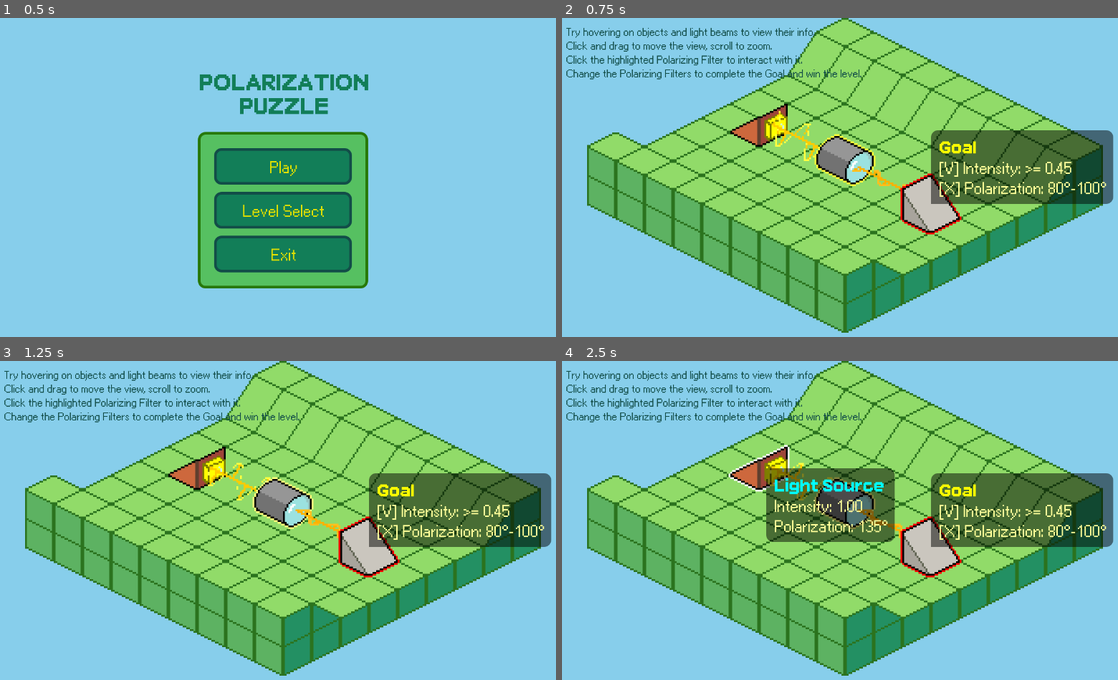
Above: before the commit, frames 1-4 (two rows, left to right).
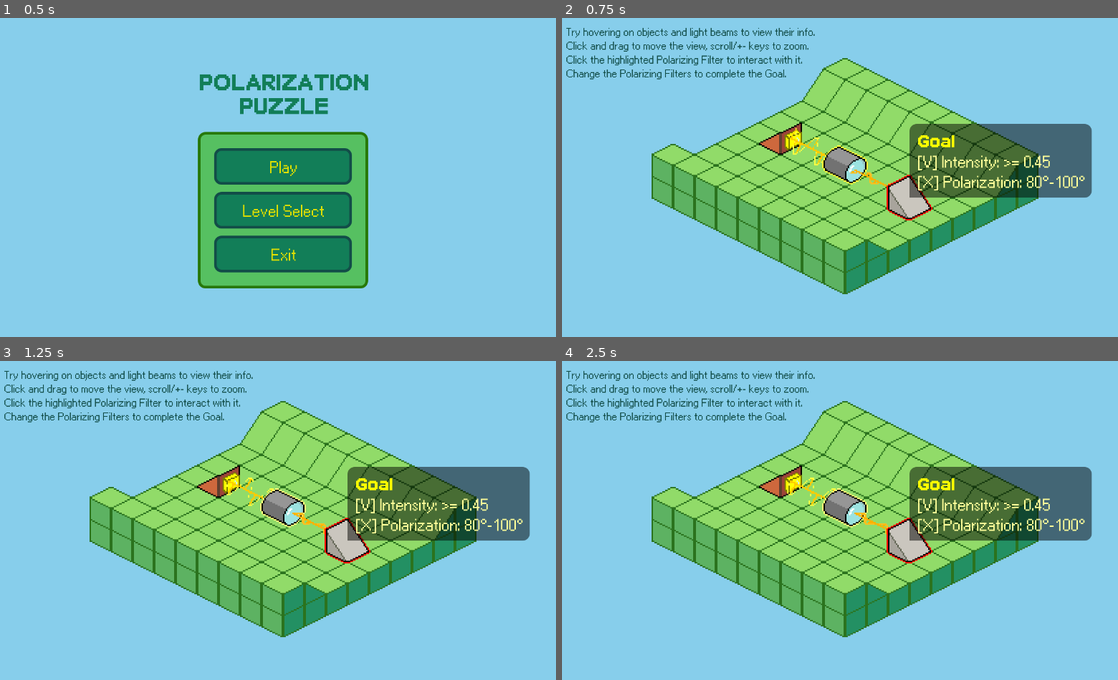
Above: after the commit, the same moments.

Repository: joshmoritty/polarization-puzzle
Game: Godot game, scene res://scenes/main_menu.tscn
Two runs of this game, one before a commit and one after it. Both use one fixed random seed, a clock stepped at 60 frames per second and the inputs below.
Inputs (mouse positions are in pixels of both pictures, inside the frame that each line leads up to):
- Up to frame 1 (0.5 s): no input
- Up to frame 2 (0.75 s): click "Play" at 0.5 s
- Up to frame 3 (1.25 s): no input
- Up to frame 4 (2.5 s): tap Enter at 1.25 s; move the mouse to (973, 504) at 1.27 s; click (973, 504) at 1.42 s; drag from (728, 536) to (756, 459) at 2.02 s

Frame 1 is identical in both runs. In frame 2, 39% of the frame differs, in the area x 4-100%, y 0-99%; in frame 3, 39%; in frame 4, 42%.

Commit message:
feat: make camera zoomable

Diff:
--- a/scenes/levels/level_1.tscn
+++ b/scenes/levels/level_1.tscn
@@ -80,7 +80,7 @@
 tile_size = Vector2i(32, 16)
 sources/0 = SubResource("TileSetAtlasSource_e2o6t")
 
-[node name="Level" type="Node2D"]
+[node name="Level2" type="Node2D"]
 script = ExtResource("1_7gny6")
 next_level = ExtResource("2_dnkej")
 
@@ -99,13 +99,13 @@
 theme = ExtResource("5_mm8aj")
 theme_override_font_sizes/font_size = 22
 text = "Try hovering on objects and light beams to view their info.
-Click and drag to move the view, scroll to zoom.
+Click and drag to move the view, scroll/+- keys to zoom.
 Click the highlighted Polarizing Filter to interact with it.
-Change the Polarizing Filters to complete the Goal and win the level."
+Change the Polarizing Filters to complete the Goal."
 
 [node name="Camera" type="Camera2D" parent="."]
 position = Vector2(160, 90)
-zoom = Vector2(4, 4)
+zoom = Vector2(3, 3)
 script = ExtResource("13_x2fux")
 
 [node name="SubViewport" parent="." instance=ExtResource("4_go7sj")]
--- a/scenes/levels/level_2.tscn
+++ b/scenes/levels/level_2.tscn
@@ -82,7 +82,7 @@
 tile_size = Vector2i(32, 16)
 sources/0 = SubResource("TileSetAtlasSource_e2o6t")
 
-[node name="Level" type="Node2D"]
+[node name="Level2" type="Node2D"]
 script = ExtResource("1_brxtv")
 next_level = ExtResource("2_ndlae")
 
@@ -93,7 +93,7 @@
 
 [node name="Camera" type="Camera2D" parent="."]
 position = Vector2(160, 90)
-zoom = Vector2(4, 4)
+zoom = Vector2(3, 3)
 script = ExtResource("4_1yj8c")
 
 [node name="SubViewport" parent="." instance=ExtResource("5_ndlae")]
--- a/scenes/levels/level_3.tscn
+++ b/scenes/levels/level_3.tscn
@@ -83,7 +83,7 @@
 tile_size = Vector2i(32, 16)
 sources/0 = SubResource("TileSetAtlasSource_e2o6t")
 
-[node name="Level" type="Node2D"]
+[node name="Level2" type="Node2D"]
 script = ExtResource("1_lgrx1")
 next_level = ExtResource("2_lgrx1")
 
@@ -94,7 +94,7 @@
 
 [node name="Camera" type="Camera2D" parent="."]
 position = Vector2(160, 90)
-zoom = Vector2(4, 4)
+zoom = Vector2(3, 3)
 script = ExtResource("4_1nwmf")
 
 [node name="SubViewport" parent="." instance=ExtResource("5_5f5xw")]
--- a/scenes/levels/level_4.tscn
+++ b/scenes/levels/level_4.tscn
@@ -83,7 +83,7 @@
 tile_size = Vector2i(32, 16)
 sources/0 = SubResource("TileSetAtlasSource_e2o6t")
 
-[node name="Level" type="Node2D"]
+[node name="Level2" type="Node2D"]
 script = ExtResource("1_pmra4")
 next_level = ExtResource("2_vq5n0")
 
@@ -94,7 +94,7 @@
 
 [node name="Camera" type="Camera2D" parent="."]
 position = Vector2(160, 90)
-zoom = Vector2(4, 4)
+zoom = Vector2(3, 3)
 script = ExtResource("4_xt2o7")
 
 [node name="SubViewport" parent="." instance=ExtResource("5_beuva")]
--- a/scenes/levels/level_5.tscn
+++ b/scenes/levels/level_5.tscn
@@ -84,7 +84,7 @@
 tile_size = Vector2i(32, 16)
 sources/0 = SubResource("TileSetAtlasSource_e2o6t")
 
-[node name="Level" type="Node2D"]
+[node name="Level2" type="Node2D"]
 script = ExtResource("1_gruok")
 next_level = ExtResource("2_l8eod")
 
@@ -94,8 +94,8 @@
 script = ExtResource("3_l8eod")
 
 [node name="Camera" type="Camera2D" parent="."]
-position = Vector2(160, 90)
-zoom = Vector2(4, 4)
+position = Vector2(232, 112)
+zoom = Vector2(3, 3)
 script = ExtResource("4_sfnul")
 
 [node name="SubViewport" parent="." instance=ExtResource("5_fea5r")]
--- a/scenes/levels/level_6.tscn
+++ b/scenes/levels/level_6.tscn
@@ -96,8 +96,8 @@
 script = ExtResource("3_cfbu6")
 
 [node name="Camera" type="Camera2D" parent="."]
-position = Vector2(160, 90)
-zoom = Vector2(4, 4)
+position = Vector2(232, 112)
+zoom = Vector2(3, 3)
 script = ExtResource("4_bvftm")
 
 [node name="SubViewport" parent="." instance=ExtResource("5_4fymt")]
--- a/scripts/game/camera.gd
+++ b/scripts/game/camera.gd
@@ -1,17 +1,52 @@
 extends Camera2D
 
 var _is_panning := false
+
+# Zoom settings
+var min_zoom := 2.0
+var max_zoom := 4.0
+var default_zoom := 3.0
+var zoom_step := 0.5
 
 func _ready() -> void:
 	# Ensure this camera controls the 2D view
 	make_current()
 
+	# Set default zoom
+	zoom = Vector2(default_zoom, default_zoom)
+
 func _unhandled_input(event: InputEvent) -> void:
-	# Hold and drag Middle Mouse to pan
-	if event is InputEventMouseButton and event.button_index == MOUSE_BUTTON_MIDDLE:
-		_is_panning = event.pressed
-		get_viewport().set_input_as_handled()
+	# Handle zoom with scroll wheel
+	if event is InputEventMouseButton:
+		if event.button_index == MOUSE_BUTTON_WHEEL_UP and event.pressed:
+			_zoom_in()
+			get_viewport().set_input_as_handled()
+		elif event.button_index == MOUSE_BUTTON_WHEEL_DOWN and event.pressed:
+			_zoom_out()
+			get_viewport().set_input_as_handled()
+		# Hold and drag Middle Mouse to pan
+		elif event.button_index == MOUSE_BUTTON_MIDDLE:
+			_is_panning = event.pressed
+			get_viewport().set_input_as_handled()
 	elif event is InputEventMouseMotion and _is_panning:
 		# Convert screen-pixel motion to world-units using zoom
 		position -= event.relative / zoom
 		get_viewport().set_input_as_handled()
+	# Handle zoom with keyboard
+	elif event is InputEventKey and event.pressed:
+		if event.keycode == KEY_EQUAL or event.keycode == KEY_PLUS:
+			_zoom_in()
+			get_viewport().set_input_as_handled()
+		elif event.keycode == KEY_MINUS:
+			_zoom_out()
+			get_viewport().set_input_as_handled()
+
+func _zoom_in():
+	var new_zoom = zoom.x + zoom_step
+	if new_zoom <= max_zoom:
+		zoom = Vector2(new_zoom, new_zoom)
+
+func _zoom_out():
+	var new_zoom = zoom.x - zoom_step
+	if new_zoom >= min_zoom:
+		zoom = Vector2(new_zoom, new_zoom)
